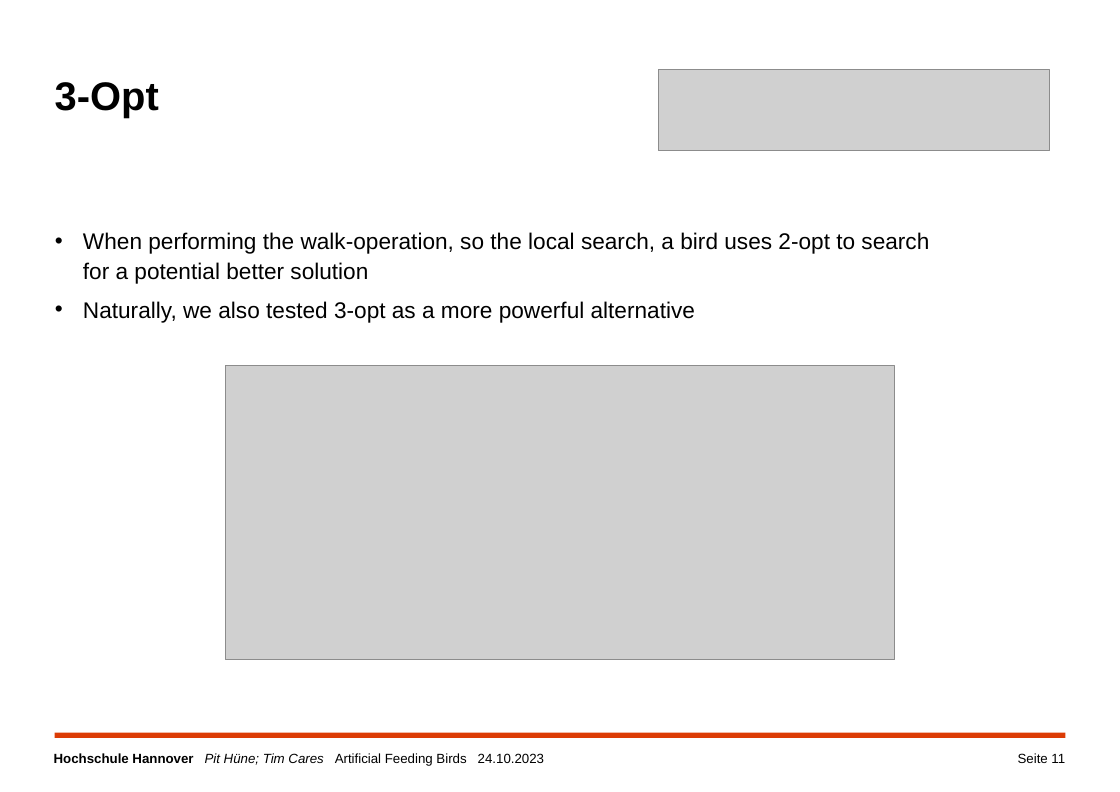
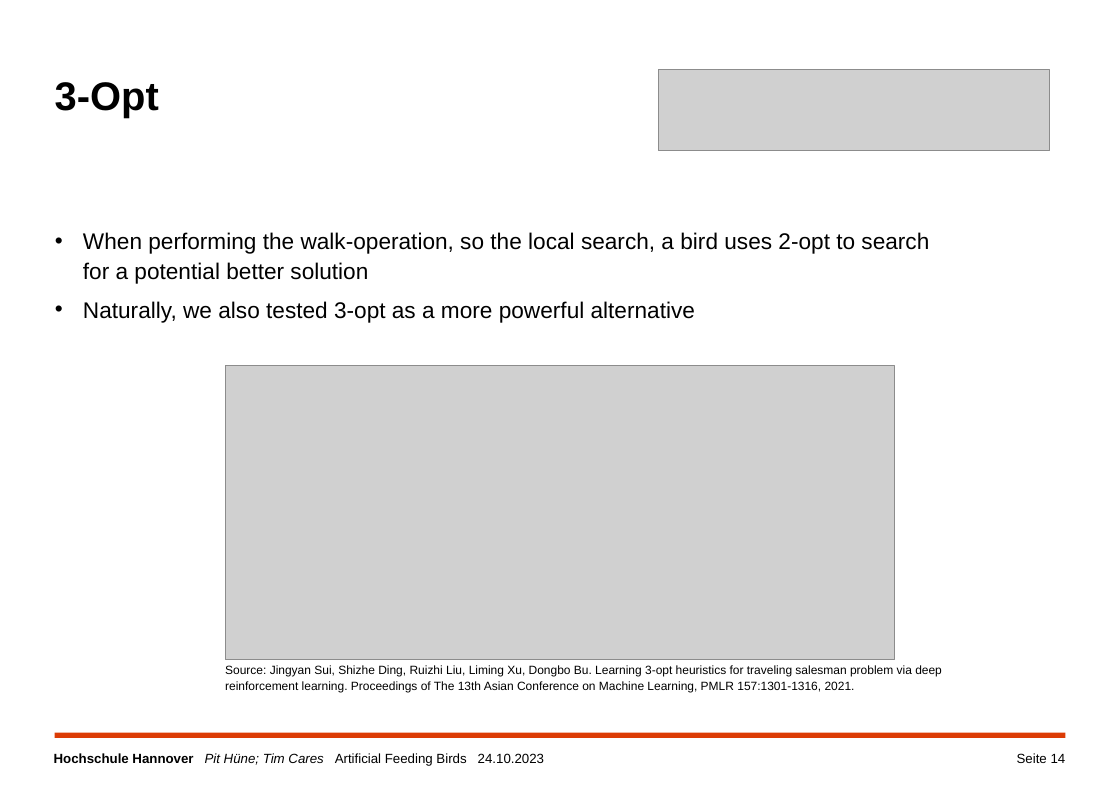
Before and after one commit to TimCares/AFB-Metaheuristic, a slide deck: slide 14 of doc/algorithm_improvements.pptx (slide 11 before the commit). Drawn at 1120x792 pixels with LibreOffice and Linux fonts; fonts in the diff are those of the drawing; grey boxes stand for pictures; background and template pictures are left out. Boxes give left, top, right and bottom in pixels: in the first picture for what was removed or moved away, otherwise in the second. Text is boxed around its words. In the diff, an @@ line names an element or a change of style, - is before the commit and + after.

```diff
--- a/doc/algorithm_improvements.pptx
+++ b/doc/algorithm_improvements.pptx
@@ text added at [225,665,942,693], 9 pt, text #000000 @@
+Source: Jingyan Sui, Shizhe Ding, Ruizhi Liu, Liming Xu, Dongbo Bu. Learning 3-opt heuristics for traveling salesman problem via deep reinforcement learning. Proceedings of The 13th Asian Conference on Machine Learning, PMLR 157:1301-1316, 2021.
@@ page number at [1017,753,1066,763]: text changed @@
-Seite 11
+Seite 14
```
Also in this commit, not shown: 6 other slides changed, 10 slides added, 17 other files.
